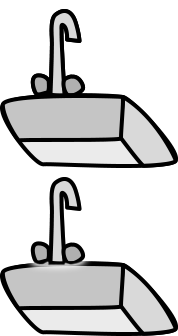
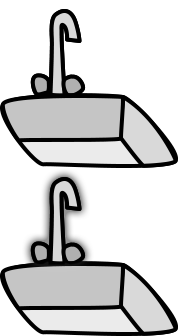
The second 178 x 336 image is a revision of the first. Changes to its layers:
pixels changed over [22, 169, 93, 273] (layer not identified)
